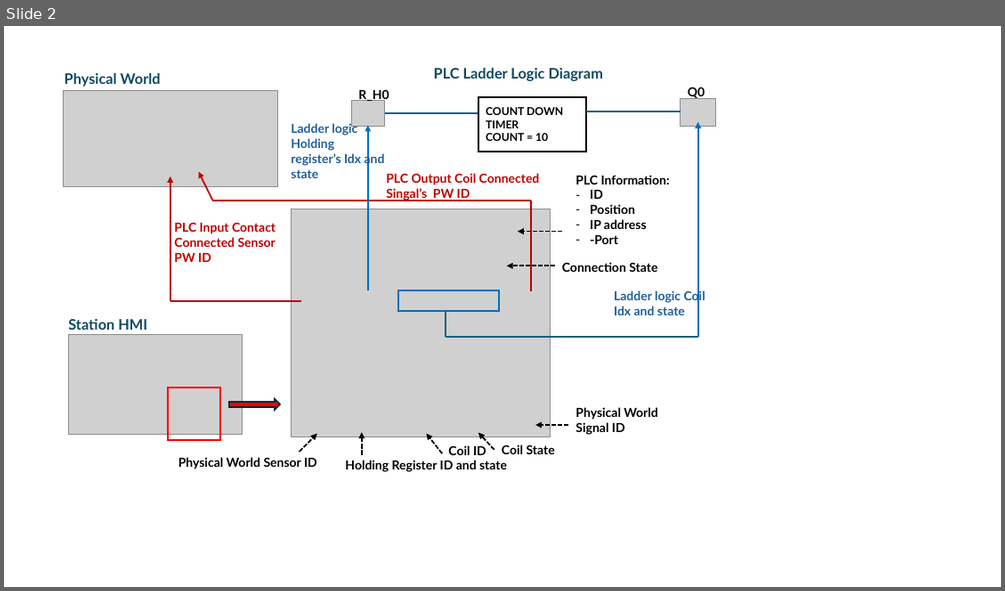
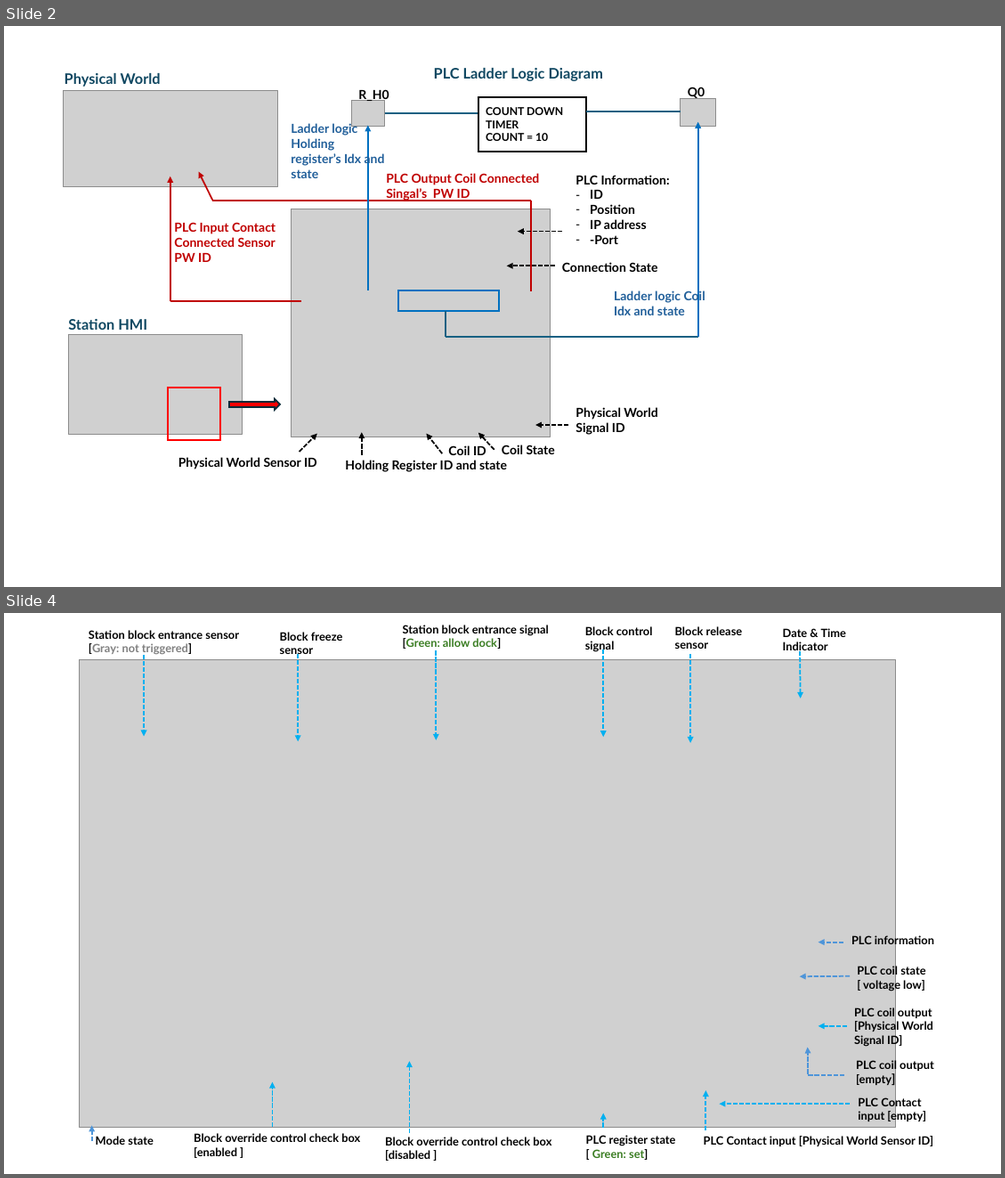
Before and after one commit to LiuYuancheng/IT_OT_IoT_Cyber_Security_Workshop, a slide deck: OT_System_Attack_Case_Study/Railway_HMI_Usage/img/designDoc.pptx. Shown one above the other, each under a label of ours: slide 2 before the commit, slides 2 and 4 after it; the slides between them are not shown. The pictures are 1005x591 and 1005x1178 pixels, drawn with LibreOffice and Linux fonts; fonts in the diff are those of the drawing; grey boxes stand for pictures. Boxes give left, top, right and bottom in pixels: in the first picture for what was removed or moved away, otherwise in the second. Text is boxed around its words. In the diff, an @@ line names an element or a change of style, - is before the commit and + after.

```diff
--- a/OT_System_Attack_Case_Study/Railway_HMI_Usage/img/designDoc.pptx
+++ b/OT_System_Attack_Case_Study/Railway_HMI_Usage/img/designDoc.pptx
@@ slide 4 added at (4,613,1001,1174), background #FFFFFF @@
@@ text added at (89,630,239,654), 11 pt, text #000000, bold @@
+Station block entrance sensor
+[Gray: not triggered]
@@ text added at (280,632,343,657), 11 pt, text #000000, bold @@
+Block freeze
+sensor
@@ text added at (403,625,549,649), 11 pt, text #000000, bold @@
+Station block entrance signal
+[Green: allow dock]
@@ text added at (585,626,653,652), 11 pt, text #000000, bold @@
+Block control
+signal
@@ text added at (675,626,743,649), 11 pt, text #000000, bold @@
+Block release sensor
@@ text added at (783,628,847,653), 11 pt, text #000000, bold @@
+Date & Time Indicator
@@ picture added at (80,659,896,1127) @@
@@ arrow added from (144, 655) to (144, 737), #00B0F0 1.5 pt dashed @@
@@ arrow added from (298, 653) to (298, 742), #00B0F0 1.5 pt dashed @@
@@ arrow added from (437, 651) to (437, 740), #00B0F0 1.5 pt dashed @@
@@ arrow added from (604, 649) to (604, 737), #00B0F0 1.5 pt dashed @@
@@ arrow added from (690, 653) to (690, 743), #00B0F0 1.5 pt dashed @@
@@ arrow added from (800, 651) to (801, 698), #00B0F0 1.5 pt dashed @@
@@ arrow added from (844, 942) to (818, 942), #4E95D9 1.5 pt dashed @@
@@ text added at (851,934,934,947), 11 pt, text #000000, bold @@
+PLC information
@@ arrow added from (850, 976) to (800, 976), #4E95D9 1.5 pt dashed @@
@@ text added at (857,965,925,991), 11 pt, text #000000, bold @@
+PLC coil state
+[ voltage low]
@@ text added at (854,1007,933,1046), 11 pt, text #000000, bold @@
+PLC coil output
+[Physical World
+Signal ID]
@@ arrow added from (847, 1026) to (818, 1026), #00B0F0 1.5 pt dashed @@
@@ arrow added from (409, 1134) to (409, 1061), #00B0F0 1.5 pt dashed @@
@@ elbow arrow added from (844, 1075) to (808, 1046), #4E95D9 1.5 pt dashed @@
@@ text added at (856,1059,934,1085), 11 pt, text #000000, bold @@
+PLC coil output [empty]
@@ arrow added from (273, 1127) to (273, 1082), #00B0F0 1.5 pt dashed @@
@@ arrow added from (706, 1130) to (706, 1090), #00B0F0 1.5 pt dashed @@
@@ arrow added from (604, 1127) to (604, 1113), #00B0F0 1.5 pt dashed @@
@@ arrow added from (850, 1103) to (720, 1103), #00B0F0 1.5 pt dashed @@
@@ text added at (858,1096,926,1122), 11 pt, text #000000, bold @@
+PLC Contact input [empty]
@@ arrow added from (92, 1141) to (92, 1126), #4E95D9 1.5 pt dashed @@
@@ text added at (96,1135,153,1144), 11 pt, text #000000, bold @@
+Mode state
@@ text added at (194,1133,360,1158), 11 pt, text #000000, bold @@
+Block override control check box [enabled ]
@@ text added at (385,1136,551,1160), 11 pt, text #000000, bold @@
+Block override control check box [disabled ]
@@ text added at (586,1135,675,1159), 11 pt, text #000000, bold @@
+PLC register state
+[ Green: set]
@@ text added at (704,1135,933,1146), 11 pt, text #000000, bold @@
+PLC Contact input [Physical World Sensor ID]
```
Also in this commit, not shown: 1 slide changed, 1 other slide added, 4 other files.
